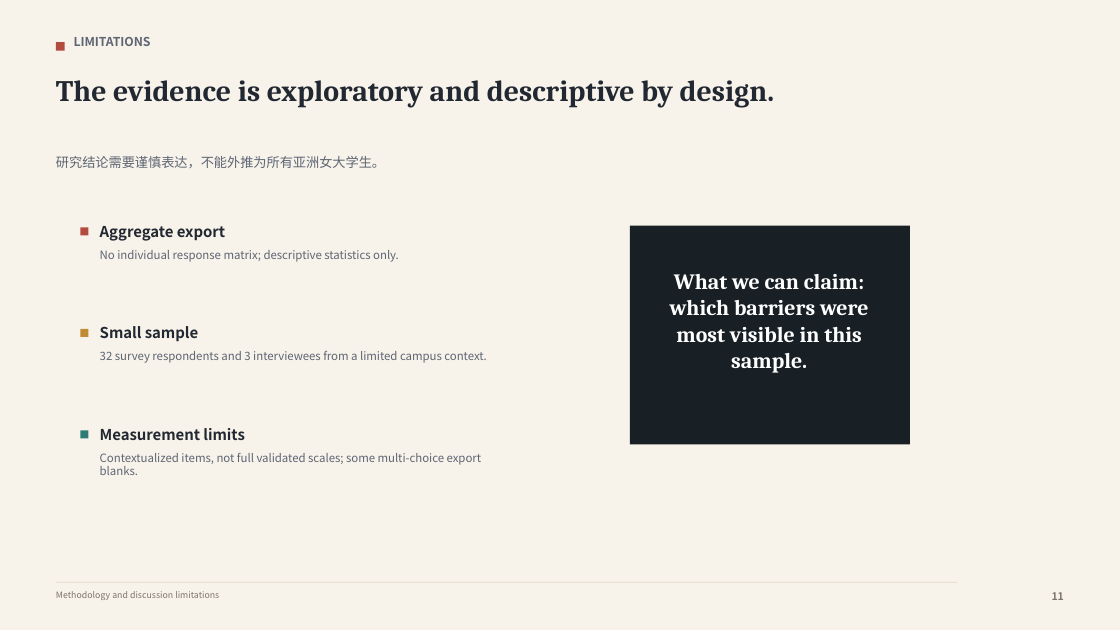
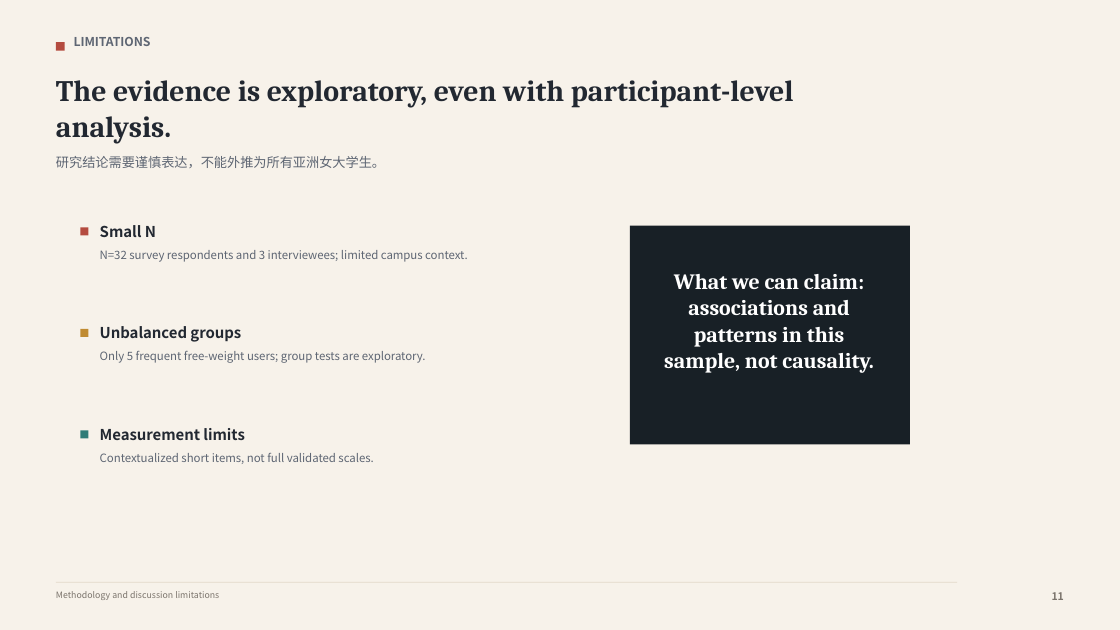
Before and after one commit to pheonix2006/ucug1808-gendered-gym-space, a slide deck: slide 11 of slides/final/ucug1808_campus_gym_resistance_training.pptx. Drawn at 1120x630 pixels with LibreOffice and Linux fonts; fonts in the diff are those of the drawing. Boxes give left, top, right and bottom in pixels: in the first picture for what was removed or moved away, otherwise in the second. Text is boxed around its words. In the diff, an @@ line names an element or a change of style, - is before the commit and + after.

```diff
--- a/slides/final/ucug1808_campus_gym_resistance_training.pptx
+++ b/slides/final/ucug1808_campus_gym_resistance_training.pptx
@@ text at (x1=56, y1=80, x2=794, y2=144): text changed @@
-The evidence is exploratory and descriptive by design.
+The evidence is exploratory, even with participant-level analysis.
@@ text at (x1=100, y1=225, x2=156, y2=237): text changed @@
-Aggregate export
+Small N
@@ text at (x1=100, y1=250, x2=468, y2=262): text changed @@
-No individual response matrix; descriptive statistics only.
+N=32 survey respondents and 3 interviewees; limited campus context.
@@ text at (x1=100, y1=326, x2=241, y2=342): text changed @@
-Small sample
+Unbalanced groups
@@ text at (x1=664, y1=300, x2=874, y2=373): text changed @@
-which barriers were most visible in this sample.
+associations and patterns in this sample, not causality.
@@ text at (x1=100, y1=351, x2=426, y2=363): text changed @@
-32 survey respondents and 3 interviewees from a limited campus context.
+Only 5 frequent free-weight users; group tests are exploratory.
@@ text at (x1=100, y1=453, x2=373, y2=464): text changed @@
-Contextualized items, not full validated scales; some multi-choice export blanks.
+Contextualized short items, not full validated scales.
```
Also in this commit, not shown: 4 other slides changed, 3 other files.
